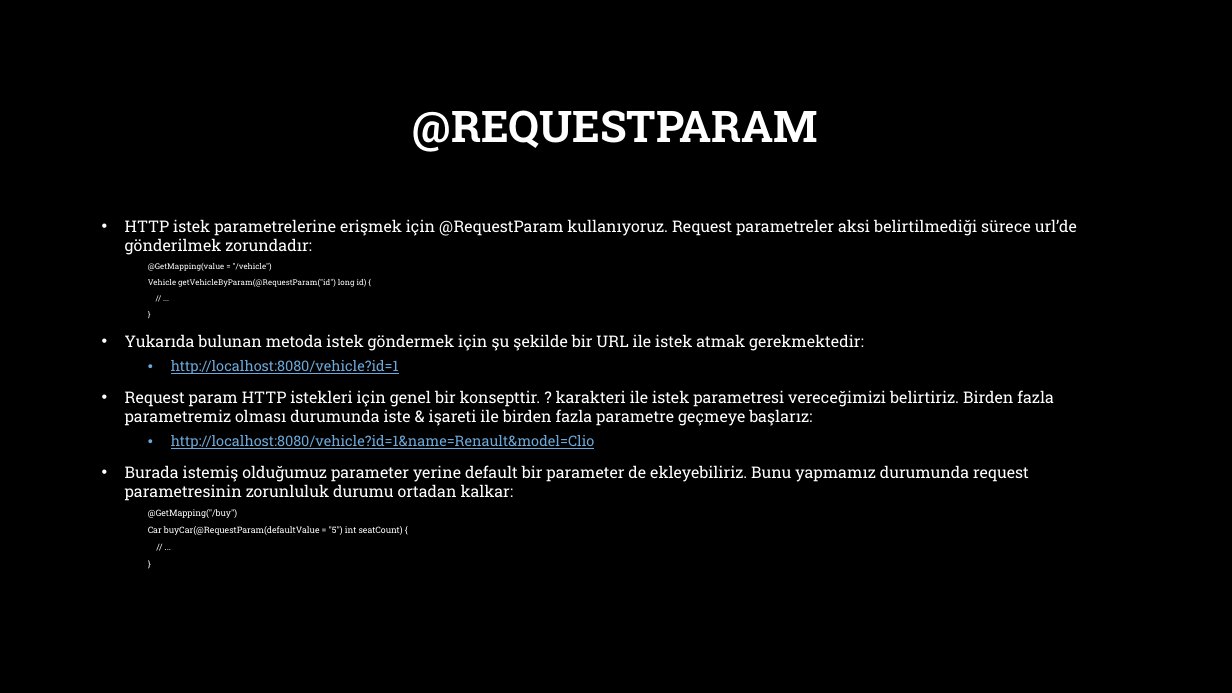
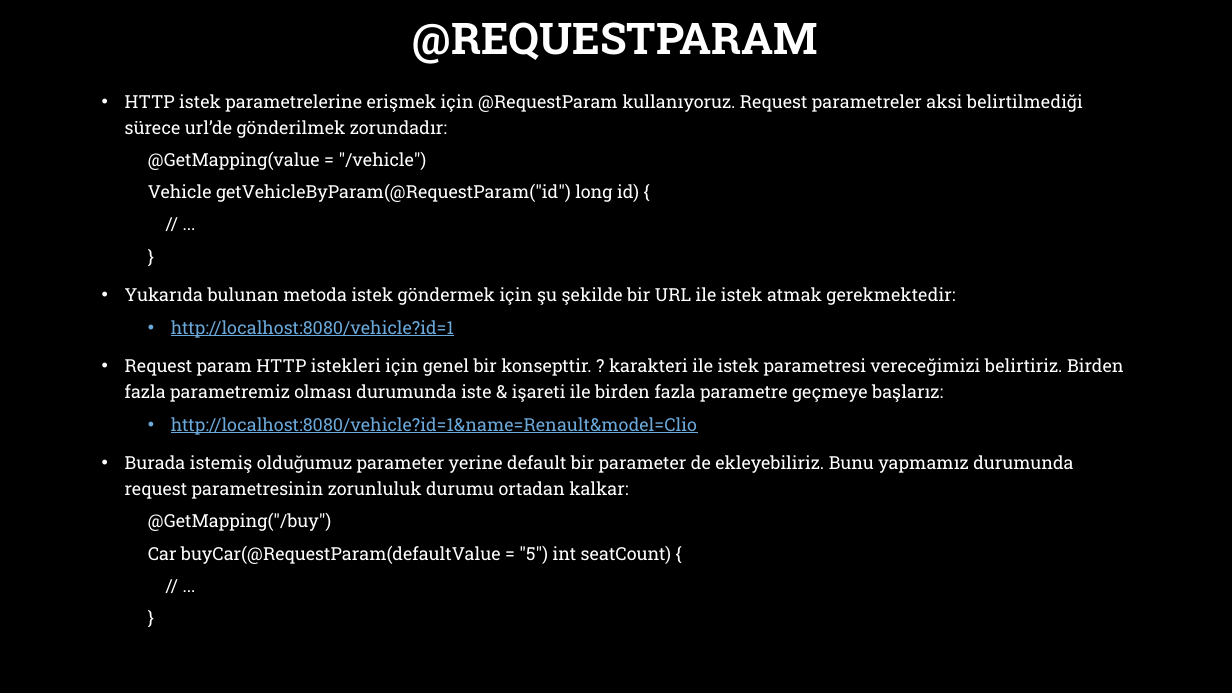
Before and after one commit to burakduman-bilgeadam/sunum, a slide deck: slide 8 of Spring/6-spring-web-mapping.pptx. Drawn at 1232x693 pixels with LibreOffice and Linux fonts; fonts in the diff are those of the drawing; background and template pictures are left out. Boxes give left, top, right and bottom in pixels: in the first picture for what was removed or moved away, otherwise in the second. Text is boxed around its words. In the diff, an @@ line names an element or a change of style, - is before the commit and + after.

```diff
--- a/Spring/6-spring-web-mapping.pptx
+++ b/Spring/6-spring-web-mapping.pptx
@@ title "@REQUESTPARAM": place and size @@
-title "@REQUESTPARAM" at bbox=[413, 110, 818, 152]
+title "@REQUESTPARAM" at bbox=[413, 22, 818, 64]
@@ text "HTTP istek parametrelerine erişmek için ...": place and size @@
-text "HTTP istek parametrelerine erişmek için ..." at bbox=[125, 219, 1077, 535]
+text "HTTP istek parametrelerine erişmek için ..." at bbox=[125, 94, 1124, 564]
@@ text "HTTP istek parametrelerine erişmek için ..." at bbox=[125, 94, 1124, 564]: size 12.5 to 14 pt in "HTTP istek parametrelerine erişmek için @RequestParam kullan ...", "Yukarıda bulunan metoda istek göndermek için şu ...", "Request param HTTP istekleri için genel bir ...", "Burada istemiş olduğumuz parameter yerine default bir ..."; size 6.2 to 14 pt in "@GetMapping(value = "/vehicle")", "Vehicle getVehicleByParam(@RequestParam("id") long id) {", "// ...", "}"; size 11.2 to 14 pt in "http://localhost:8080/vehicle?id=1", "http://localhost:8080/vehicle?id=1&name=Renault&model=Clio"; size 6.9 to 14 pt in "@GetMapping("/buy")", "Car buyCar(@RequestParam(defaultValue = "5") int seatCount)  ...", "// ...", "}"; line spacing 1 to 1.2 @@
```
Also in this commit, not shown: 6 other slides changed, 1 other file.
